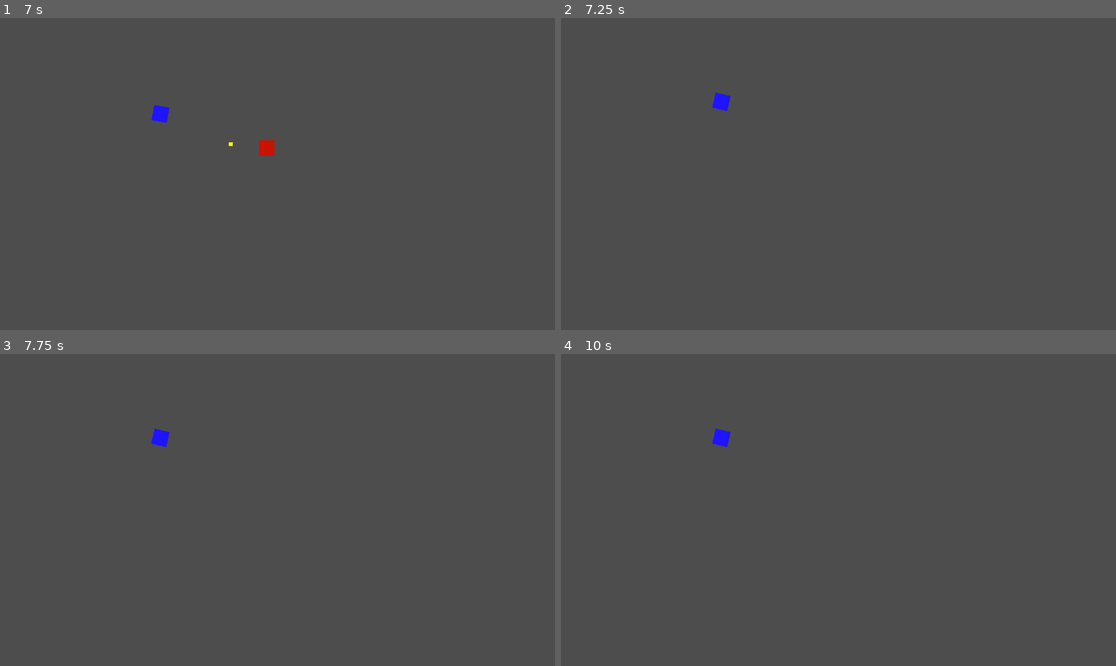
Above: before the commit, frames 1-4 (two rows, left to right).
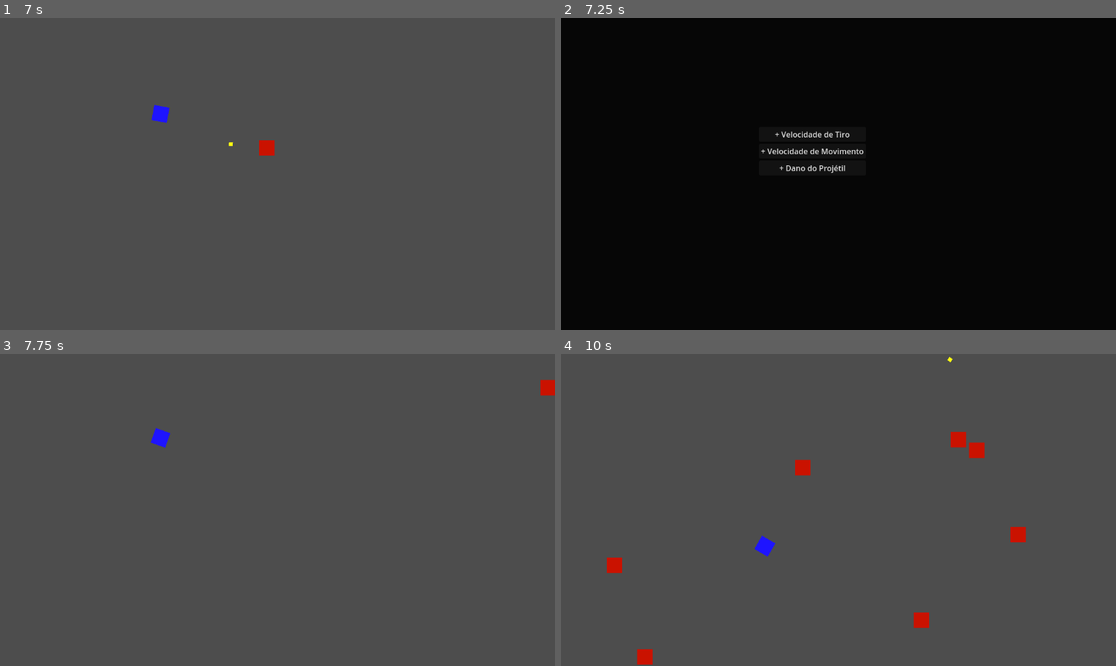
Above: after the commit, the same moments.

Repository: Alezuzzo/ecos-de-asfodelos
Game: Godot game, scene res://arena.tscn
Two runs of this game, one before a commit and one after it. Both use one fixed random seed, a clock stepped at 60 frames per second and the inputs below.
Inputs (mouse positions are in pixels of both pictures, inside the frame that each line leads up to):
- Up to frame 1 (7 s): tap Enter at 0.5 s; move the mouse to (399, 158) at 0.52 s; press the mouse at (399, 158) at 0.53 s; hold D (direita) 0.53-1.28 s; move the mouse to (166, 189) at 1.27 s; release the mouse at (166, 189) at 1.28 s; hold S (baixo) 1.28-2.03 s; click (166, 189) at 1.35 s; move the mouse to (333, 105) at 2.02 s; press the mouse at (333, 105) at 2.03 s; hold D (direita) 2.03-2.78 s; move the mouse to (249, 236) at 2.77 s; release the mouse at (249, 236) at 2.78 s; hold W (cima) 2.78-3.53 s; click (249, 236) at 2.85 s; move the mouse to (444, 220) at 3.52 s; press the mouse at (444, 220) at 3.53 s; hold A (esquerda) 3.53-5.03 s; move the mouse to (111, 127) at 4.27 s; release the mouse at (111, 127) at 4.28 s; click (111, 127) at 4.35 s; move the mouse to (305, 174) at 5.02 s; press the mouse at (305, 174) at 5.03 s; hold S (baixo) 5.03-5.78 s; move the mouse to (194, 96) at 5.77 s; release the mouse at (194, 96) at 5.78 s; hold D (direita) 5.78-6.53 s; click (194, 96) at 5.85 s; move the mouse to (399, 158) at 6.52 s; press the mouse at (399, 158) at 6.53 s; hold W (cima) from 6.53 s (still down)
- Up to frame 2 (7.25 s): keep holding W (cima)
- Up to frame 3 (7.75 s): release W (cima) at 7.25 s; release the mouse at (399, 494) at 7.25 s; click (249, 469) at 7.25 s, where only the run after the commit has a clickable "+ Velocidade de Tiro"
- Up to frame 4 (10 s): move the mouse to (727, 525) at 8.02 s; hold D (direita) 8.03-8.78 s; click (727, 525) at 8.1 s; move the mouse to (894, 441) at 8.77 s; press the mouse at (894, 441) at 8.78 s; hold S (baixo) 8.78-9.53 s; move the mouse to (810, 572) at 9.52 s; release the mouse at (810, 572) at 9.53 s; hold A (esquerda) from 9.53 s (still down); click (810, 572) at 9.6 s

Frame 1 is identical in both runs. In frame 2, 100% of the frame differs, in the area x 0-100%, y 0-100%; in frame 3, 0.2%; in frame 4, 1.3%.

Commit message:
feat: inicia tela de melhorias

Diff:
--- a/arena.gd
+++ b/arena.gd
@@ -12,6 +12,8 @@
 
 func _ready():
 	tamanho_tela = get_viewport_rect().size
+	# Conecta o sinal da tela de melhorias ANTES de qualquer coisa
+	$TelaMelhorias.melhoria_selecionada.connect(_on_melhoria_selecionada)
 	# Espera um pouco antes de começar a primeira onda
 	$StartTimer.start()
 
@@ -57,11 +59,27 @@
 	# Se não houver mais inimigos, a onda acabou!
 	if inimigos_vivos <= 0:
 		print("--- ONDA ", onda_atual, " COMPLETA! ---")
-		# PAUSA O JOGO E MOSTRA A TELA DE MELHORIAS (AINDA VAMOS CRIAR)
 		get_tree().paused = true
-		# AQUI VAMOS CHAMAR A TELA DA CARTOMANTE NO PRÓXIMO PASSO
-
+		$TelaMelhorias.show()
 
 # Função chamada pelo timer inicial
 func _on_start_timer_timeout():
 	iniciar_nova_onda()
+
+# Função que recebe o sinal da TelaMelhorias e aplica o upgrade
+func _on_melhoria_selecionada(tipo_melhoria: String):
+	print("Melhoria selecionada: ", tipo_melhoria)
+	var jogador = $Jogador
+
+	match tipo_melhoria:
+		"velocidade_tiro":
+			# Diminui o tempo de espera, então atira mais rápido
+			jogador.cadencia_tiro = max(0.1, jogador.cadencia_tiro * 0.85)
+		"velocidade_movimento":
+			jogador.velocidade *= 1.15
+		"dano_projetil":
+			# Esta melhoria ainda é conceitual, vamos preparar para o futuro
+			jogador.dano_projetil += 1
+
+	# Começa a próxima onda!
+	iniciar_nova_onda()
--- a/arena.tscn
+++ b/arena.tscn
@@ -1,8 +1,9 @@
-[gd_scene load_steps=4 format=3 uid="uid://swhhkx7vnfua"]
+[gd_scene load_steps=5 format=3 uid="uid://swhhkx7vnfua"]
 
 [ext_resource type="Script" uid="uid://2sj4gixj5wx5" path="res://arena.gd" id="1_444vf"]
 [ext_resource type="PackedScene" uid="uid://4vicljavkaft" path="res://jogador.tscn" id="2_27ga2"]
 [ext_resource type="PackedScene" uid="uid://oc8bhn4tex14" path="res://inimigo.tscn" id="2_h0wof"]
+[ext_resource type="PackedScene" uid="uid://ba04jghaloury" path="res://tela_melhorias.tscn" id="4_h0wof"]
 
 [node name="Arena" type="Node2D"]
 script = ExtResource("1_444vf")
@@ -14,4 +15,7 @@
 [node name="StartTimer" type="Timer" parent="."]
 one_shot = true
 
+[node name="TelaMelhorias" parent="." instance=ExtResource("4_h0wof")]
+visible = false
+
 [connection signal="timeout" from="StartTimer" to="." method="_on_start_timer_timeout"]
--- a/jogador.gd
+++ b/jogador.gd
@@ -4,6 +4,7 @@
 # Atributos do jogador
 @export var velocidade = 300
 @export var cadencia_tiro = 0.25 # Tiros por segundo
+@export var dano_projetil = 1
 var pode_atirar = true
 
 # Pre-carrega a cena do projétil que vamos criar no próximo passo
@@ -25,15 +26,17 @@
 func atirar():
 	pode_atirar = false
 
-	# Cria uma instância do projétil
 	var projetil = projetil_cena.instantiate()
 	projetil.position = position
 	projetil.rotation = rotation
 
-	# Adiciona o projétil à cena principal (fora do jogador)
+	# --- ADIÇÃO AQUI ---
+	# Informa ao projétil qual é o dano atual do jogador
+	projetil.dano = dano_projetil
+	# --- FIM DA ADIÇÃO ---
+
 	get_parent().add_child(projetil)
 
-	# Inicia o timer para a cadência de tiro
 	$TimerCadencia.start(cadencia_tiro)
 
 
--- a/projetil.gd
+++ b/projetil.gd
@@ -2,23 +2,35 @@
 extends Area2D
 
 @export var velocidade = 800
-@export var tempo_de_vida = 2 # Segundos
+@export var tempo_de_vida = 2.0 # É uma boa prática usar .0 para segundos
+
+# Esta variável receberá o valor de dano do jogador quando o projétil for criado.
+var dano = 1
 
 func _ready():
 	# Inicia um timer para se autodestruir depois de um tempo
-	$TimerVida.wait_time = tempo_de_vida
-	$TimerVida.start()
+	# É bom garantir que o timer exista antes de usá-lo
+	if has_node("TimerVida"):
+		$TimerVida.wait_time = tempo_de_vida
+		$TimerVida.start()
 
 func _process(delta):
-	# Move o projétil para frente
+	# Move o projétil para frente (usando o vetor 'forward' local)
 	position += transform.x * velocidade * delta
 
 func _on_body_entered(body):
-	# Se o projétil atingir um inimigo
+	# Verifica se o corpo que entrou na área do projétil pertence ao grupo "inimigos"
 	if body.is_in_group("inimigos"):
+		# Emite o sinal para que a Arena saiba que o inimigo morreu
 		body.emit_signal("morreu")
-		body.queue_free() # Destrói o inimigo
-		queue_free() # Destrói o projétil
+
+		# No futuro, em vez de destruir o inimigo, você faria algo como:
+		# body.receber_dano(dano)
+
+		# Por enquanto, continuamos destruindo o inimigo e o projétil
+		body.queue_free()
+		queue_free()
 
 func _on_timer_vida_timeout():
-	queue_free() # Destrói o projétil quando o tempo de vida acaba
+	# Destrói o projétil quando o tempo de vida acaba para não poluir a cena
+	queue_free()
--- /dev/null
+++ b/tela_melhorias.gd
@@ -0,0 +1,26 @@
+# tela_melhorias.gd
+extends CanvasLayer
+
+# Sinal para avisar a Arena qual melhoria foi escolhida
+signal melhoria_selecionada(tipo_melhoria: String)
+
+func _on_botao_velocidade_tiro_pressed():
+	emit_signal("melhoria_selecionada", "velocidade_tiro")
+	finalizar_escolha()
+
+func _on_botao_velocidade_movimento_pressed():
+	emit_signal("melhoria_selecionada", "velocidade_movimento")
+	finalizar_escolha()
+
+func _on_botao_dano_projetil_pressed():
+	emit_signal("melhoria_selecionada", "dano_projetil")
+	finalizar_escolha()
+
+# Função para esconder a tela, despausar o jogo e avisar a Arena
+func finalizar_escolha():
+	hide()
+	get_tree().paused = false
+
+
+func _on_button_pressed() -> void:
+	pass # Replace with function body.
--- /dev/null
+++ b/tela_melhorias.tscn
@@ -0,0 +1,41 @@
+[gd_scene load_steps=2 format=3 uid="uid://ba04jghaloury"]
+
+[ext_resource type="Script" uid="uid://duejlkprctbbq" path="res://tela_melhorias.gd" id="1_e45e6"]
+
+[node name="TelaMelhorias" type="CanvasLayer"]
+process_mode = 3
+script = ExtResource("1_e45e6")
+
+[node name="ColorRect" type="ColorRect" parent="."]
+anchors_preset = 15
+anchor_right = 1.0
+anchor_bottom = 1.0
+grow_horizontal = 2
+grow_vertical = 2
+color = Color(0.025840001, 0.025840001, 0.025840001, 1)
+
+[node name="VBoxContainer" type="VBoxContainer" parent="ColorRect"]
+layout_mode = 0
+offset_left = 411.0
+offset_top = 226.0
+offset_right = 633.0
+offset_bottom = 327.0
+
+[node name="botao velocidade tiro" type="Button" parent="ColorRect/VBoxContainer"]
+custom_minimum_size = Vector2(200, 0)
+layout_mode = 2
+text = "+ Velocidade de Tiro"
+
+[node name="botao velocidade movimento" type="Button" parent="ColorRect/VBoxContainer"]
+custom_minimum_size = Vector2(200, 0)
+layout_mode = 2
+text = "+ Velocidade de Movimento"
+
+[node name="botao dano projetil" type="Button" parent="ColorRect/VBoxContainer"]
+custom_minimum_size = Vector2(200, 0)
+layout_mode = 2
+text = "+ Dano do Projétil"
+
+[connection signal="pressed" from="ColorRect/VBoxContainer/botao velocidade tiro" to="." method="_on_botao_velocidade_tiro_pressed"]
+[connection signal="pressed" from="ColorRect/VBoxContainer/botao velocidade movimento" to="." method="_on_botao_velocidade_movimento_pressed"]
+[connection signal="pressed" from="ColorRect/VBoxContainer/botao dano projetil" to="." method="_on_botao_dano_projetil_pressed"]
Not shown, added: tela_melhorias.gd.uid
